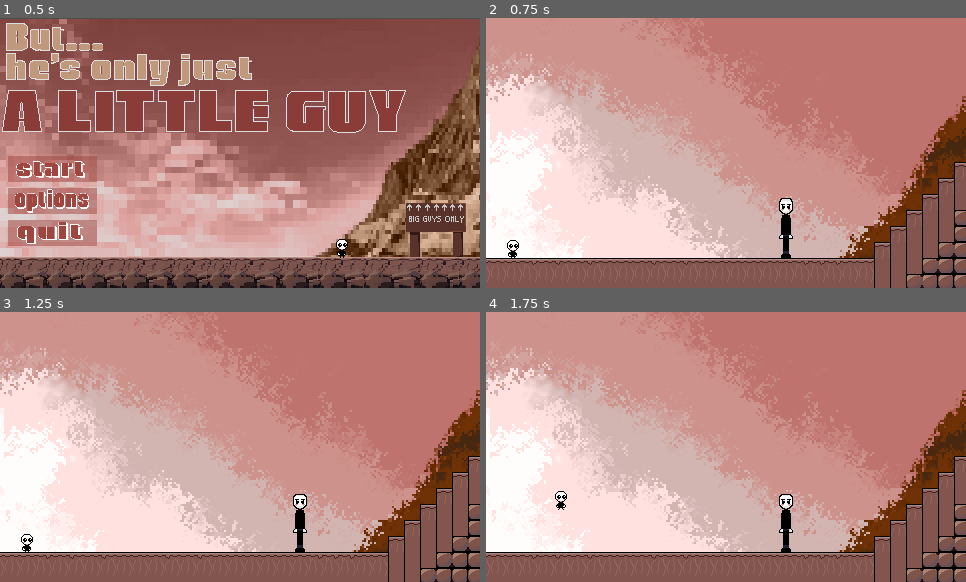
Above: before the commit, frames 1-4 (two rows, left to right).
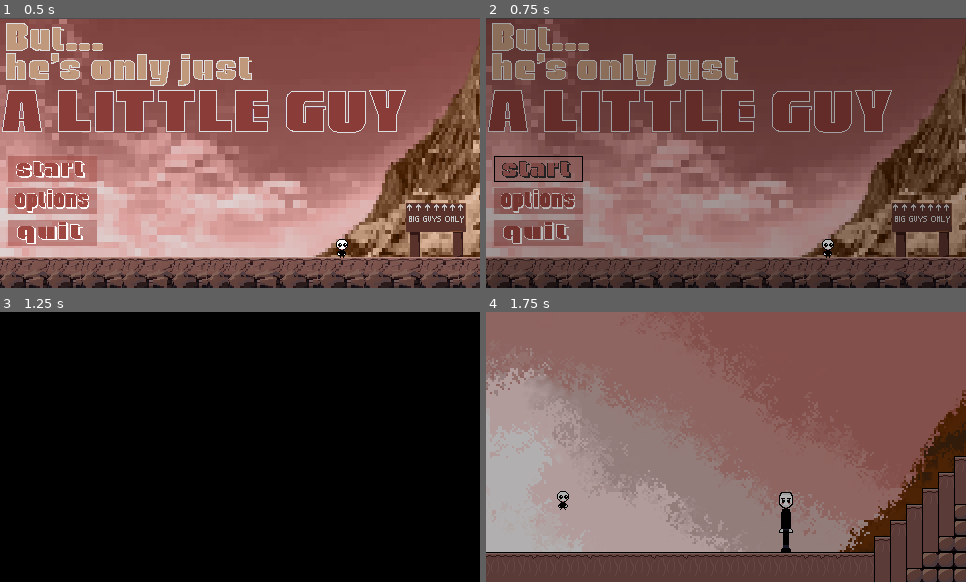
Above: after the commit, the same moments.

Repository: requiemsbullet/silly-little-guy
Game: Godot game, scene res://scenes/mainmenu.tscn
Same seed, same stepped clock (60 frames per second), same inputs: the game is played once before the commit and once after it. Sound files missing from this copy of the repository are replaced by a short silence.
Inputs (mouse positions are in pixels of both pictures, inside the frame that each line leads up to):
- Up to frame 1 (0.5 s): no input
- Up to frame 2 (0.75 s): click (538, 169) at 0.5 s
- Up to frame 3 (1.25 s): no input
- Up to frame 4 (1.75 s): hold D (right) from 1.28 s (still down); hold S (crouch) from 1.28 s (still down); tap Space (jump) at 1.52 s

Frame 1 is identical in both runs. In frame 2, 99% of the frame differs, in the area x 0-100%, y 0-100%; in frame 3, 99%; in frame 4, 98%.

Commit message:
transition thingy

Diff:
--- a/mainmenu.gd
+++ b/mainmenu.gd
@@ -11,7 +11,7 @@
 
 
 func _on_start_pressed() -> void:
-	get_tree().change_scene_to_file("res://scenes/main.tscn")
+	SceneTransition.change_scene_file("res://scenes/levels/main.tscn")
 
 @onready var buttonmanager: Control = $buttonmanager
 @onready var optionsmenu: Panel = $optionsmenu
--- a/project.godot
+++ b/project.godot
@@ -19,6 +19,7 @@
 
 GameState="*uid://d2e6rbttg7a11"
 DialogueManager="*uid://cms5v2o0tnj42"
+SceneTransition="*uid://su3g46bckuug"
 DeathAutoload="*uid://cautyu1vvw8qa"
 
 [display]
--- a/scenes/level.tscn
+++ b/scenes/level.tscn
@@ -4,7 +4,7 @@
 [ext_resource type="Texture2D" uid="uid://bh40s4beuci0g" path="res://assets/images/tiles/tile_floor.png" id="2_ppgk2"]
 [ext_resource type="PackedScene" uid="uid://la5twl1apw5g" path="res://scenes/player.tscn" id="2_w7c3h"]
 [ext_resource type="Texture2D" uid="uid://kagb3n0ceila" path="res://assets/images/tiles/lvl1bg.png" id="2_w8frs"]
-[ext_resource type="Script" uid="uid://dvg61slua5j3u" path="res://scripts/leveltransition1.gd" id="3_mx8sn"]
+[ext_resource type="Script" uid="uid://cgxfckxkw172w" path="res://scripts/roomswitches/level0_to1.gd" id="5_ppgk2"]
 
 [sub_resource type="TileSetAtlasSource" id="TileSetAtlasSource_w7c3h"]
 texture = ExtResource("1_2q6dc")
@@ -694,7 +694,7 @@
 sources/1 = SubResource("TileSetAtlasSource_2r41h")
 
 [sub_resource type="RectangleShape2D" id="RectangleShape2D_g4v7s"]
-size = Vector2(45, 144)
+size = Vector2(20, 51)
 
 [node name="levelroot" type="Node2D" unique_id=1703712720]
 
@@ -703,15 +703,19 @@
 tile_map_data = PackedByteArray("AAAAAA8AAQAGAAAAAAAAABAAAQAGAAEAAAABAA8AAQAGAAAAAAABABAAAQAGAAEAAAACAA8AAQAIAAAAAAACAB …(9984 unchanged characters)…
 tile_set = SubResource("TileSet_obup3")
 
-[node name="Node" type="Area2D" parent="TileMapLayer" unique_id=1676428554]
-script = ExtResource("3_mx8sn")
-
-[node name="CollisionShape2D" type="CollisionShape2D" parent="TileMapLayer/Node" unique_id=1949404370]
-position = Vector2(473.5, 72)
-shape = SubResource("RectangleShape2D_g4v7s")
-
 [node name="Camera2D" type="Camera2D" parent="." unique_id=290399223]
 anchor_mode = 0
 
 [node name="Player" parent="." unique_id=336984372 groups=["player"] instance=ExtResource("2_w7c3h")]
 position = Vector2(27, 230)
+
+[node name="Area2D" type="Area2D" parent="." unique_id=1879354822]
+position = Vector2(485, 137)
+script = ExtResource("5_ppgk2")
+metadata/_edit_group_ = true
+
+[node name="CollisionShape2D" type="CollisionShape2D" parent="Area2D" unique_id=997458626]
+position = Vector2(0, -15.5)
+shape = SubResource("RectangleShape2D_g4v7s")
+
+[connection signal="body_entered" from="Area2D" to="Area2D" method="_on_body_entered"]
--- a/scenes/levels/level_1.tscn
+++ b/scenes/levels/level_1.tscn
@@ -4,10 +4,9 @@
 [ext_resource type="Texture2D" uid="uid://bdbd03ws72kap" path="res://assets/images/tiles/floor sileset.png" id="2_nsrm0"]
 [ext_resource type="Texture2D" uid="uid://bh40s4beuci0g" path="res://assets/images/tiles/tile_floor.png" id="3_6761a"]
 [ext_resource type="PackedScene" uid="uid://caw2038ntrndm" path="res://scenes/food.tscn" id="3_x42e6"]
-[ext_resource type="PackedScene" uid="uid://bt4rybpg0ja4r" path="res://scenes/scenetransporter.tscn" id="6_oc4kc"]
 [ext_resource type="PackedScene" uid="uid://dtfcjtnyed6iw" path="res://scenes/fatty.tscn" id="6_sk5k4"]
 [ext_resource type="Script" uid="uid://tysese8esky4" path="res://scripts/area2d_touchdeath.gd" id="7_oc4kc"]
-[ext_resource type="PackedScene" uid="uid://8pnrbuligs4y" path="res://scenes/main.tscn" id="7_s8va5"]
+[ext_resource type="Script" uid="uid://cgxfckxkw172w" path="res://scripts/roomswitches/level0_to1.gd" id="7_s8va5"]
 
 [sub_resource type="TileSetAtlasSource" id="TileSetAtlasSource_x42e6"]
 texture = ExtResource("1_6iamk")
@@ -640,10 +639,15 @@
 10:0/0 = 0
 10:0/0/physics_layer_0/polygon_0/points = PackedVector2Array(-8, -8, 8, -8, 8, 8, -8, 8)
 11:0/0 = 0
+11:0/0/physics_layer_0/polygon_0/points = PackedVector2Array(-8, 5.5756207, 8, 5.3957634, 8, 8, -8, 8)
 12:0/0 = 0
+12:0/0/physics_layer_0/polygon_0/points = PackedVector2Array(-8, 5.5756207, 8, 5.3957634, 8, 8, -8, 8)
 13:0/0 = 0
+13:0/0/physics_layer_0/polygon_0/points = PackedVector2Array(-8, 5.5756207, 8, 5.3957634, 8, 8, -8, 8)
 14:0/0 = 0
+14:0/0/physics_layer_0/polygon_0/points = PackedVector2Array(-8, 5.5756207, 8, 5.3957634, 8, 8, -8, 8)
 15:0/0 = 0
+15:0/0/physics_layer_0/polygon_0/points = PackedVector2Array(-8, 5.5756207, 8, 5.3957634, 8, 8, -8, 8)
 16:0/0 = 0
 16:0/0/physics_layer_0/polygon_0/points = PackedVector2Array(-8, -8, 8, -8, 8, 8, -8, 8)
 17:0/0 = 0
@@ -696,6 +700,9 @@
 [sub_resource type="RectangleShape2D" id="RectangleShape2D_g4v7s"]
 size = Vector2(481, 34)
 
+[sub_resource type="RectangleShape2D" id="RectangleShape2D_dga24"]
+size = Vector2(20, 51)
+
 [node name="Level1" type="Node2D" unique_id=968191378]
 
 [node name="background" type="TextureRect" parent="." unique_id=1338157641]
@@ -722,10 +729,6 @@
 emission_shape = 3
 emission_rect_extents = Vector2(240, 1)
 
-[node name="SCENETRANSPORTER" parent="." unique_id=1874823050 instance=ExtResource("6_oc4kc")]
-position = Vector2(481, 38)
-scene = ExtResource("7_s8va5")
-
 [node name="died" type="Area2D" parent="." unique_id=1760600594]
 position = Vector2(10, 247)
 script = ExtResource("7_oc4kc")
@@ -735,4 +738,14 @@
 position = Vector2(230.5, -7)
 shape = SubResource("RectangleShape2D_g4v7s")
 
+[node name="Area2D" type="Area2D" parent="." unique_id=618948713]
+position = Vector2(488, 38)
+script = ExtResource("7_s8va5")
+metadata/_edit_group_ = true
+
+[node name="CollisionShape2D" type="CollisionShape2D" parent="Area2D" unique_id=1660764766]
+position = Vector2(0, -15.5)
+shape = SubResource("RectangleShape2D_dga24")
+
 [connection signal="body_entered" from="died" to="died" method="_on_body_entered"]
+[connection signal="body_entered" from="Area2D" to="Area2D" method="_on_body_entered"]
--- a/scenes/main.tscn
+++ b/scenes/levels/main.tscn
@@ -1,24 +1,24 @@
 [gd_scene format=3 uid="uid://8pnrbuligs4y"]
 
-[ext_resource type="PackedScene" uid="uid://bp3v5ib71h2kl" path="res://scenes/level.tscn" id="1_o5qli"]
-[ext_resource type="Script" uid="uid://dlo15ad7hc4l4" path="res://scripts/leave.gd" id="3_sugp2"]
-[ext_resource type="PackedScene" uid="uid://cwi6ftaavbhnn" path="res://scenes/tallguy.tscn" id="4_jyhfs"]
-[ext_resource type="AudioStream" uid="uid://cuouckly0fbl" path="res://sounds/firstlevel.wav" id="4_tbgi4"]
+[ext_resource type="PackedScene" uid="uid://bp3v5ib71h2kl" path="res://scenes/level.tscn" id="1_j4d2a"]
+[ext_resource type="PackedScene" uid="uid://cwi6ftaavbhnn" path="res://scenes/tallguy.tscn" id="2_u81e1"]
+[ext_resource type="Script" uid="uid://dlo15ad7hc4l4" path="res://scripts/leave.gd" id="3_b6bv0"]
+[ext_resource type="AudioStream" uid="uid://cuouckly0fbl" path="res://sounds/firstlevel.wav" id="4_ubwgw"]
 
 [sub_resource type="RectangleShape2D" id="RectangleShape2D_g4v7s"]
 size = Vector2(20, 100)
 
 [node name="main" type="Node2D" unique_id=1278071956]
 
-[node name="levelroot" parent="." unique_id=1703712720 instance=ExtResource("1_o5qli")]
+[node name="levelroot" parent="." unique_id=1703712720 instance=ExtResource("1_j4d2a")]
 position = Vector2(-4, -2)
 
-[node name="tallguy" parent="." unique_id=1378372729 instance=ExtResource("4_jyhfs")]
+[node name="tallguy" parent="." unique_id=1378372729 instance=ExtResource("2_u81e1")]
 position = Vector2(296, 239)
 
 [node name="LeaveEnding" type="Area2D" parent="." unique_id=2026822090]
 position = Vector2(-10, 231)
-script = ExtResource("3_sugp2")
+script = ExtResource("3_b6bv0")
 metadata/_edit_group_ = true
 
 [node name="CollisionShape2D" type="CollisionShape2D" parent="LeaveEnding" unique_id=1129063845]
--- /dev/null
+++ b/scenes/scene_transition.tscn
@@ -0,0 +1,58 @@
+[gd_scene format=3 uid="uid://su3g46bckuug"]
+
+[ext_resource type="Script" uid="uid://dp2emodm4n1bv" path="res://scripts/scene_transition.gd" id="1_rujfs"]
+
+[sub_resource type="Animation" id="Animation_rujfs"]
+resource_name = "RESET"
+length = 1.0666667
+tracks/0/type = "value"
+tracks/0/imported = false
+tracks/0/enabled = true
+tracks/0/path = NodePath("ColorRect:modulate")
+tracks/0/interp = 1
+tracks/0/loop_wrap = true
+tracks/0/keys = {
+"times": PackedFloat32Array(0),
+"transitions": PackedFloat32Array(1),
+"update": 0,
+"values": [Color(1, 1, 1, 0)]
+}
+
+[sub_resource type="Animation" id="Animation_2sgj6"]
+resource_name = "dissolve"
+length = 0.6666667
+tracks/0/type = "value"
+tracks/0/imported = false
+tracks/0/enabled = true
+tracks/0/path = NodePath("ColorRect:modulate")
+tracks/0/interp = 1
+tracks/0/loop_wrap = true
+tracks/0/keys = {
+"times": PackedFloat32Array(0, 0.6),
+"transitions": PackedFloat32Array(1, 1),
+"update": 0,
+"values": [Color(1, 1, 1, 0), Color(1, 1, 1, 1)]
+}
+
+[sub_resource type="AnimationLibrary" id="AnimationLibrary_hgfgv"]
+_data = {
+&"RESET": SubResource("Animation_rujfs"),
+&"dissolve": SubResource("Animation_2sgj6")
+}
+
+[node name="CanvasLayer" type="CanvasLayer" unique_id=140576848]
+layer = 100
+script = ExtResource("1_rujfs")
+
+[node name="ColorRect" type="ColorRect" parent="." unique_id=1069152209]
+modulate = Color(1, 1, 1, 0)
+anchors_preset = 15
+anchor_right = 1.0
+anchor_bottom = 1.0
+grow_horizontal = 2
+grow_vertical = 2
+mouse_filter = 2
+color = Color(0, 0, 0, 1)
+
+[node name="AnimationPlayer" type="AnimationPlayer" parent="." unique_id=160276547]
+libraries/ = SubResource("AnimationLibrary_hgfgv")
--- a/scenes/scenetransporter.tscn
+++ /dev/null
@@ -1,15 +0,0 @@
-[gd_scene format=3 uid="uid://bt4rybpg0ja4r"]
-
-[ext_resource type="Script" uid="uid://h07qipcfdbxh" path="res://scripts/scenetransporter.gd" id="1_02xp6"]
-
-[sub_resource type="RectangleShape2D" id="RectangleShape2D_g4v7s"]
-size = Vector2(20, 49)
-
-[node name="SCENETRANSPORTER" type="Area2D" unique_id=1874823050]
-script = ExtResource("1_02xp6")
-
-[node name="CollisionShape2D" type="CollisionShape2D" parent="." unique_id=356901629]
-position = Vector2(0, -14.5)
-shape = SubResource("RectangleShape2D_g4v7s")
-
-[connection signal="body_entered" from="." to="." method="_on_body_entered"]
--- a/scripts/leveltransition1.gd
+++ b/scripts/leveltransition1.gd
@@ -10,5 +10,5 @@
 
 	if body.is_in_group("player"):
 		print("Player detected! Loading Level 2...")
-		get_tree().change_scene_to_file(
+		SceneTransition.change_scene_file(
 			"res://scenes/levels/main2.tscn")
--- a/scripts/movement.gd
+++ b/scripts/movement.gd
@@ -9,6 +9,7 @@
 var obesity := 0
 var is_crouching := false
 var was_on_floor := false
+
 @onready var sprite: AnimatedSprite2D = $AnimatedSprite2D
 @export var MAX_OBESITY : int
 @export var MEDIUM_OBESITY: int
@@ -41,6 +42,7 @@
 			sprite.play("obese_idle")
 
 func _ready() -> void:
+
 	obesity = GameState.obesity
 	scale = Vector2.ONE + scale_by * obesity
 	update_appearence()
@@ -81,6 +83,9 @@
 	if DialogueManager.is_dialog_active:
 		velocity.x = 0
 		sprite.play(appearence + "_idle")
+	if SceneTransition.tp:
+		velocity.x = 0
+		sprite.play(appearence + "_idle")
 
 	move_and_slide()
 
--- /dev/null
+++ b/scripts/roomswitches/level0_to1.gd
@@ -0,0 +1,6 @@
+extends Area2D
+
+
+func _on_body_entered(body: Node2D) -> void:
+	if body is CharacterBody2D:
+		SceneTransition.change_scene_file("res://scenes/levels/main2.tscn")
--- /dev/null
+++ b/scripts/scene_transition.gd
@@ -0,0 +1,20 @@
+extends CanvasLayer
+
+@onready var animation_player: AnimationPlayer = $AnimationPlayer
+var tp := false
+
+func change_scene_file(target:String) -> void:
+	tp = true
+	animation_player.play("dissolve")
+	await animation_player.animation_finished
+	get_tree().change_scene_to_file(target)
+	animation_player.play_backwards("dissolve")
+	tp = false
+
+func change_scene_packed(target:PackedScene) -> void:
+	tp = true
+	animation_player.play("dissolve")
+	await animation_player.animation_finished
+	get_tree().change_scene_to_packed(target)
+	animation_player.play_backwards("dissolve")
+	tp = false
--- a/scripts/scenetransporter.gd
+++ b/scripts/scenetransporter.gd
@@ -13,4 +13,4 @@
 
 func _on_body_entered(body: Node2D) -> void:
 	if body is CharacterBody2D and scene:
-		get_tree().change_scene_to_packed(scene)
+		SceneTransition.change_scene_packed(scene)
Not shown: 1 places in scenes/levels/main.tscn that only renumber resources
Not shown, added: scripts/roomswitches/level0_to1.gd.uid
Not shown, added: scripts/scene_transition.gd.uid
